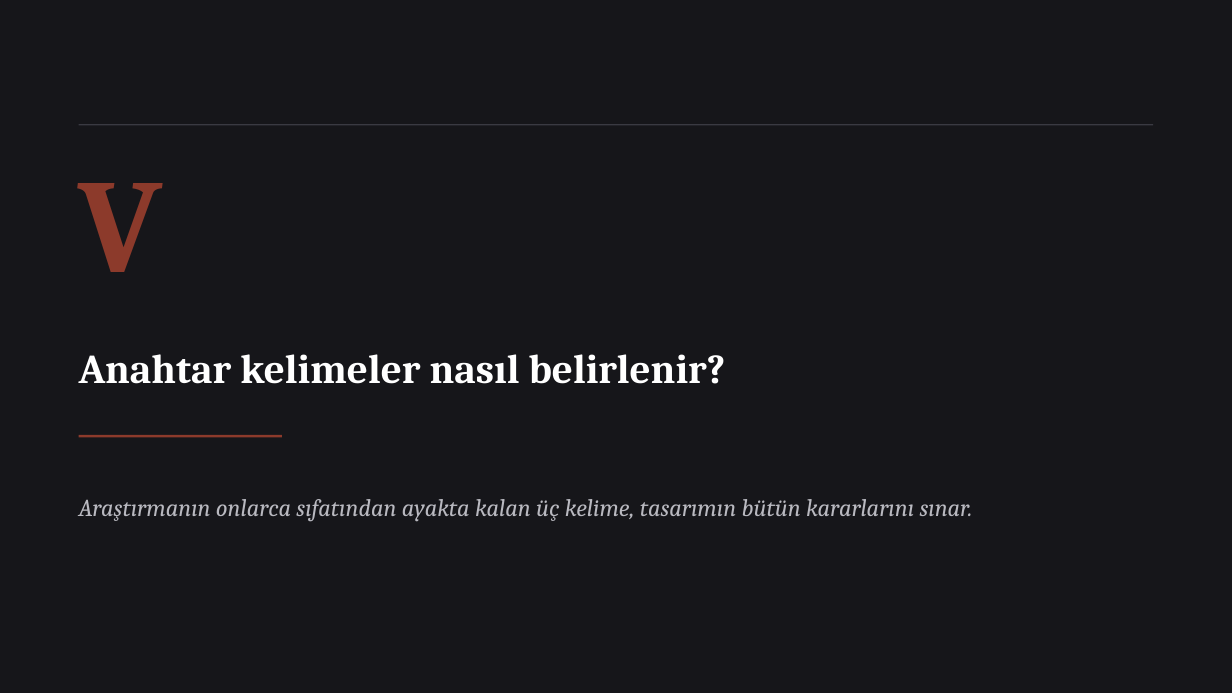
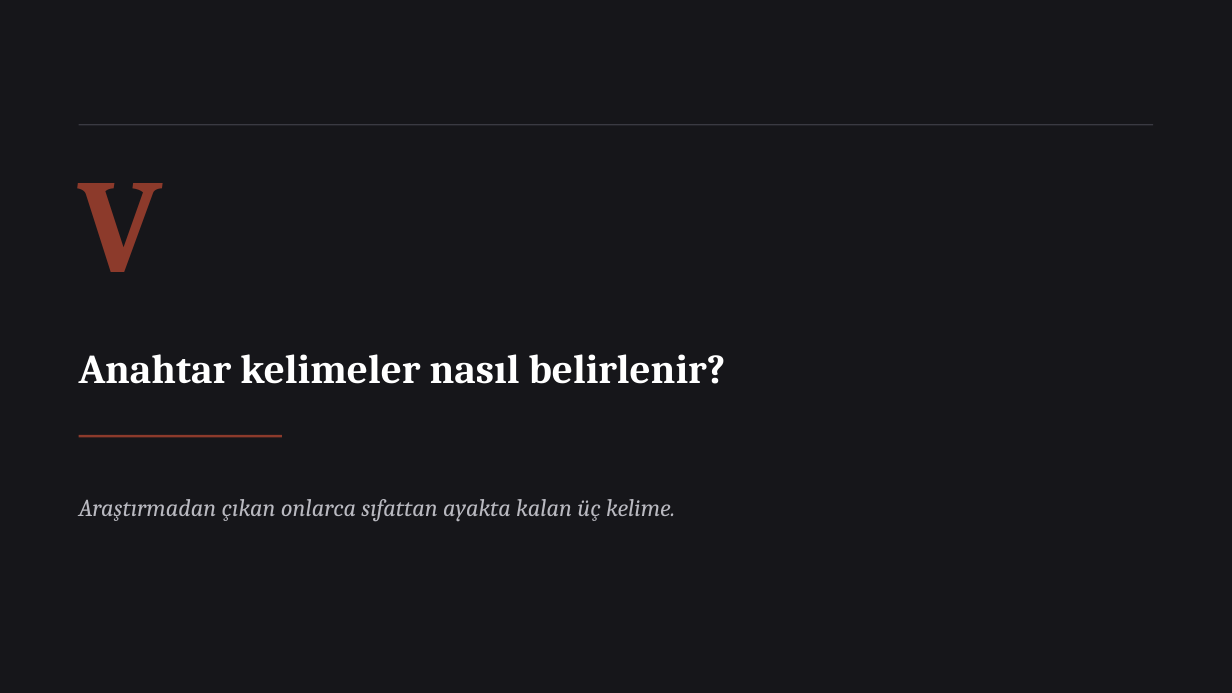
Before and after one commit to bunal91/sanat-ve-mekan, a slide deck: slide 21 of magaza-tasarimi-dersi/Gun1-Marka-Anahtari-ve-Musteri-Deneyimi.pptx (slide 26 before the commit). Drawn at 1232x693 pixels with LibreOffice and Linux fonts; fonts in the diff are those of the drawing. Boxes give left, top, right and bottom in pixels: in the first picture for what was removed or moved away, otherwise in the second. Text is boxed around its words. In the diff, an @@ line names an element or a change of style, - is before the commit and + after.

```diff
--- a/magaza-tasarimi-dersi/Gun1-Marka-Anahtari-ve-Musteri-Deneyimi.pptx
+++ b/magaza-tasarimi-dersi/Gun1-Marka-Anahtari-ve-Musteri-Deneyimi.pptx
@@ text at [79,499,675,521]: text changed @@
-Araştırmanın onlarca sıfatından ayakta kalan üç kelime, tasarımın bütün kararlarını sınar.
+Araştırmadan çıkan onlarca sıfattan ayakta kalan üç kelime.
```
Also in this commit, not shown: 26 other slides changed, 10 slides added, 20 slides removed, 1 other file.
